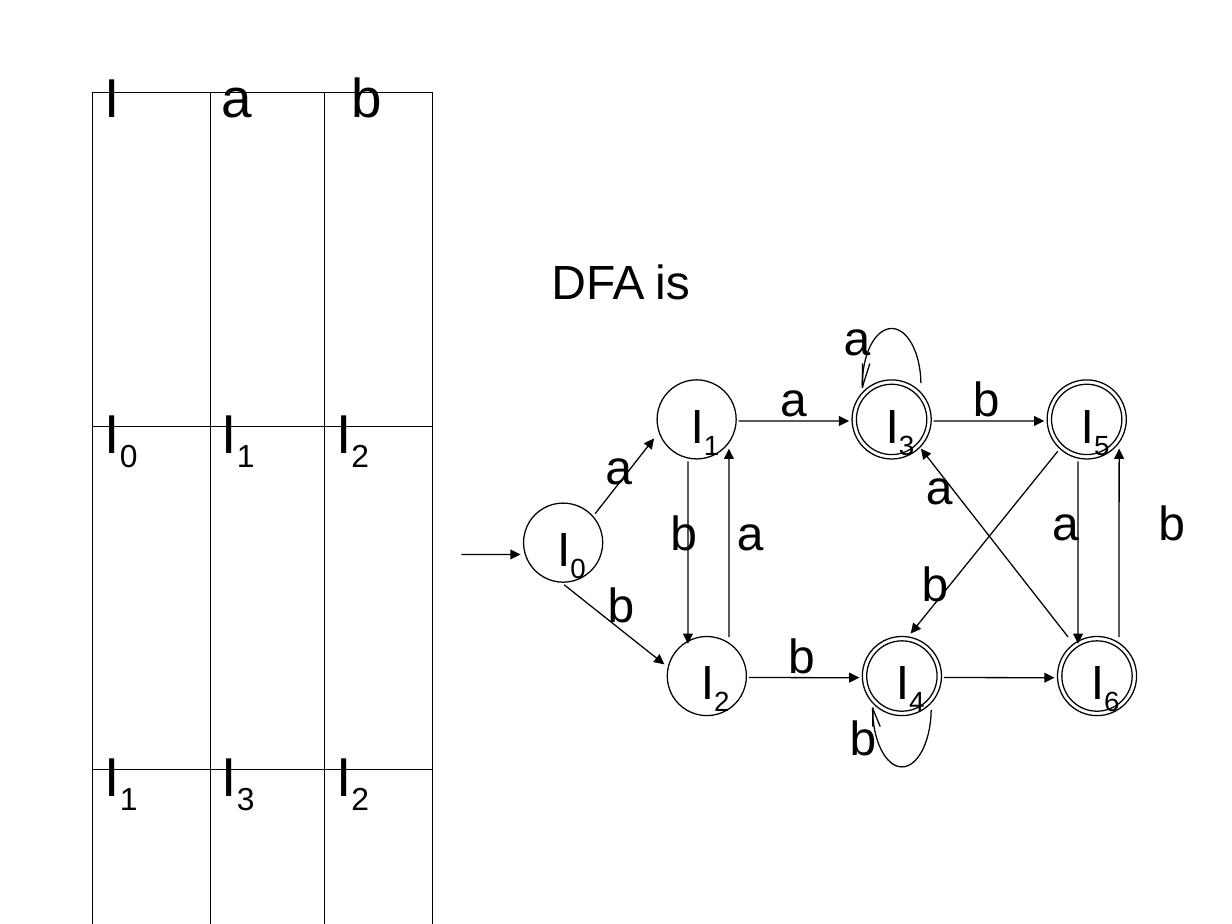
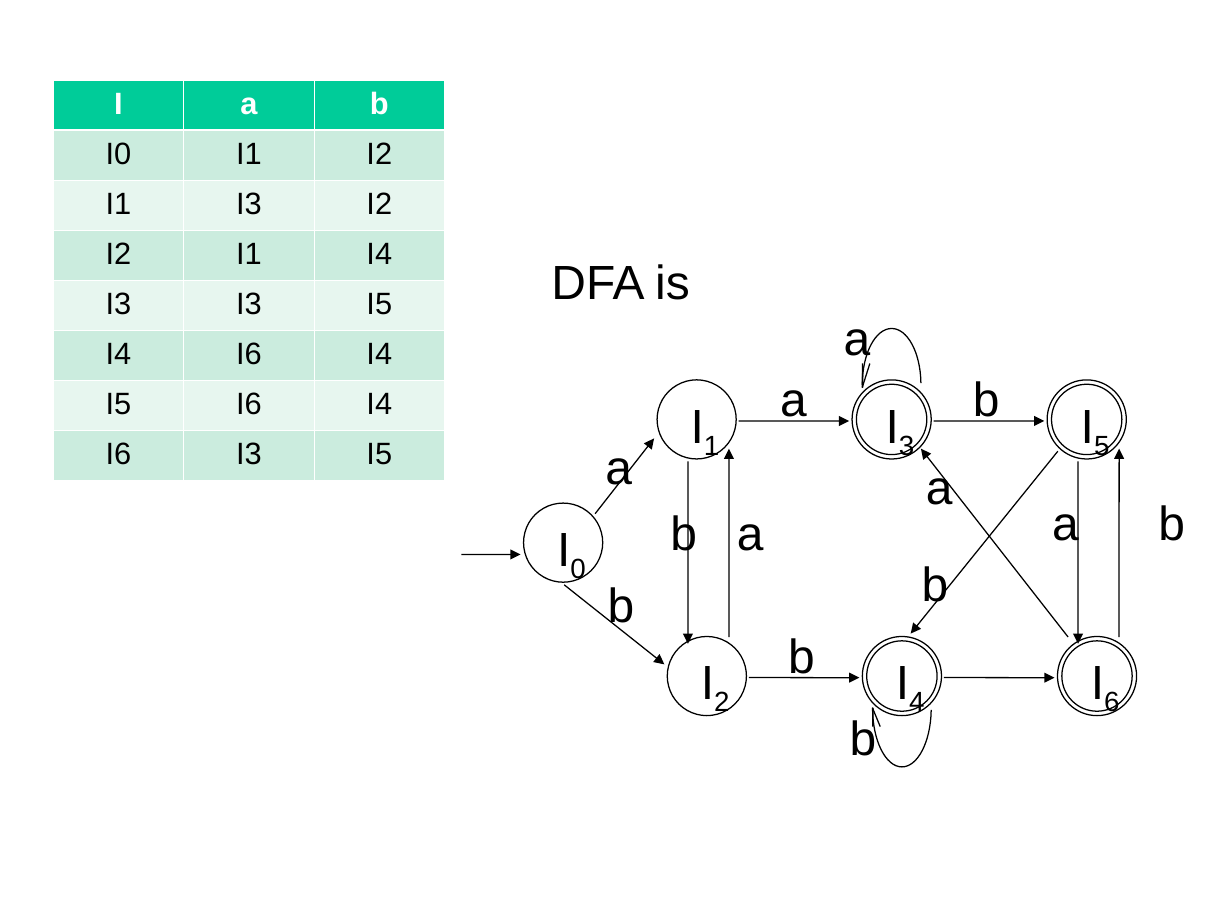
Before and after one commit to GeneralNitin/S6, a slide deck: slide 66 of 02. Compiler Design/PPTs/Module 1.ppt (slide 67 before the commit). Drawn at 1232x924 pixels with LibreOffice and Linux fonts; fonts in the diff are those of the drawing. Boxes give left, top, right and bottom in pixels: in the first picture for what was removed or moved away, otherwise in the second. Text is boxed around its words. In the diff, an @@ line names an element or a change of style, - is before the commit and + after.

```diff
--- a/02. Compiler Design/PPTs/Module 1.ppt
+++ b/02. Compiler Design/PPTs/Module 1.ppt
@@ table added at (x1=53, y1=80, x2=445, y2=479), 8 rows, 3 columns @@
+I | a | b
+I0 | I1 | I2
+I1 | I3 | I2
+I2 | I1 | I4
+I3 | I3 | I5
+I4 | I6 | I4
+I5 | I6 | I4
+I6 | I3 | I5
@@ table removed at (x1=92, y1=92, x2=431, y2=924), 8 rows, 3 columns @@
-I | a | b
-I0 | I1 | I2
-I1 | I3 | I2
-I2 | I1 | I4
-I3 | I3 | I5
-I4 | I6 | I4
-I5 | I6 | I4
-I6 | I3 | I5
```
Also in this commit, not shown: 70 other slides changed, 2 slides removed, 5 other files.
